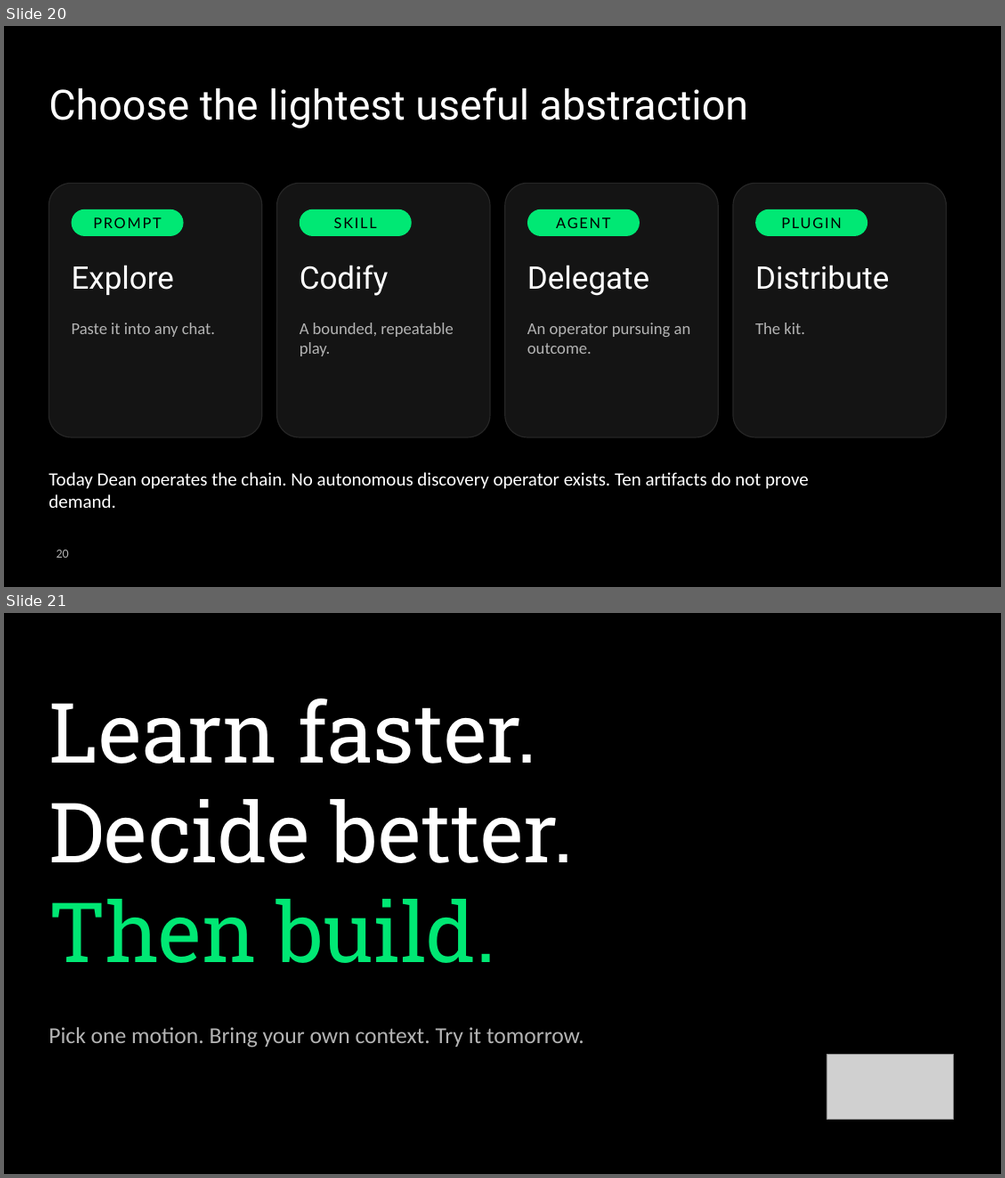
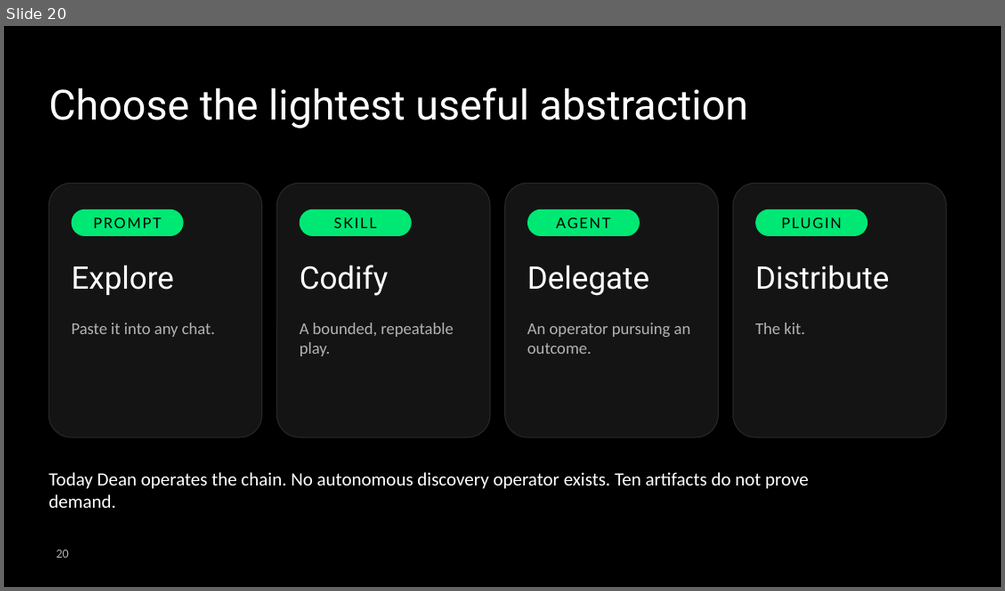
Before and after one commit to deanpeters/AI-Augmented-Product-Discovery-Lab, a slide deck: slides/Build-the-Right-Thing.pptx. Shown one above the other, each under a label of ours: slides 20 and 21 before the commit, slide 20 after it. The pictures are 1005x1178 and 1005x591 pixels, drawn with LibreOffice and Linux fonts; fonts in the diff are those of the drawing; grey boxes stand for pictures; background and template pictures are left out. Boxes give left, top, right and bottom in pixels: in the first picture for what was removed or moved away, otherwise in the second. Text is boxed around its words. In the diff, an @@ line names an element or a change of style, - is before the commit and + after.

```diff
--- a/slides/Build-the-Right-Thing.pptx
+++ b/slides/Build-the-Right-Thing.pptx
@@ slide 21 removed at [4, 613, 1001, 1174], background #000000 @@
@@ text removed at [48, 698, 574, 963] @@
-Learn faster.
-Decide better.
-Then build.
@@ text removed at [48, 1027, 584, 1047] @@
-Pick one motion. Bring your own context. Try it tomorrow.
@@ picture removed at [826, 1054, 954, 1119] @@
```
Also in this commit, not shown: 17 slides changed, 1 slide added, 3 other files.
